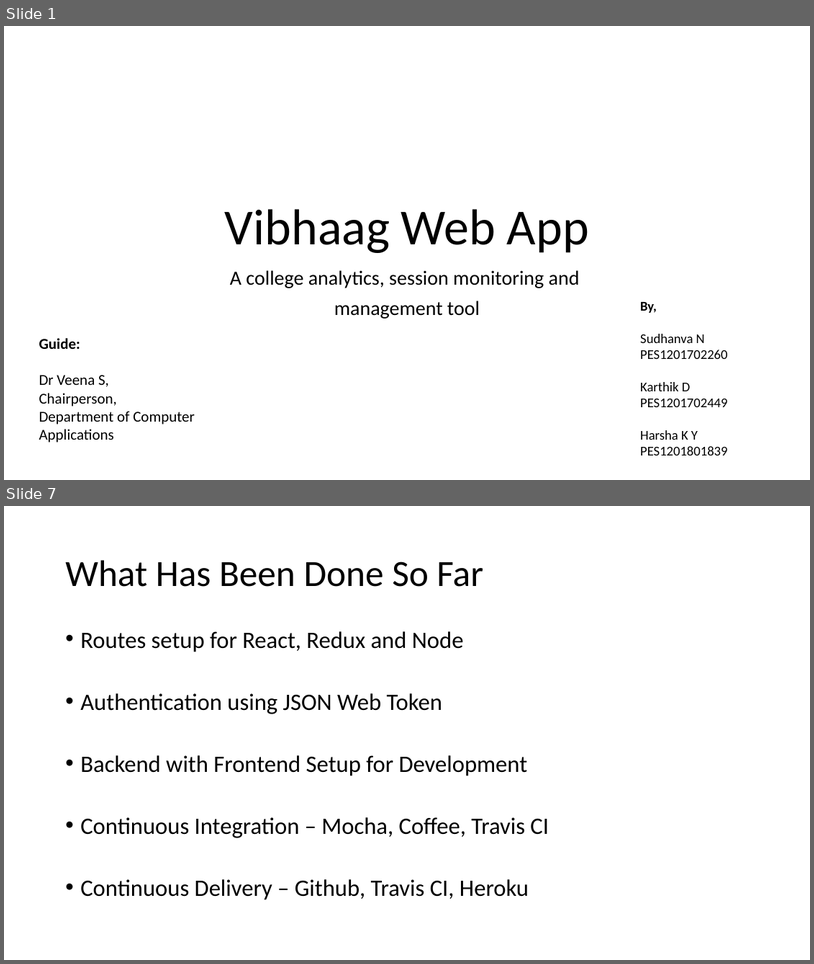
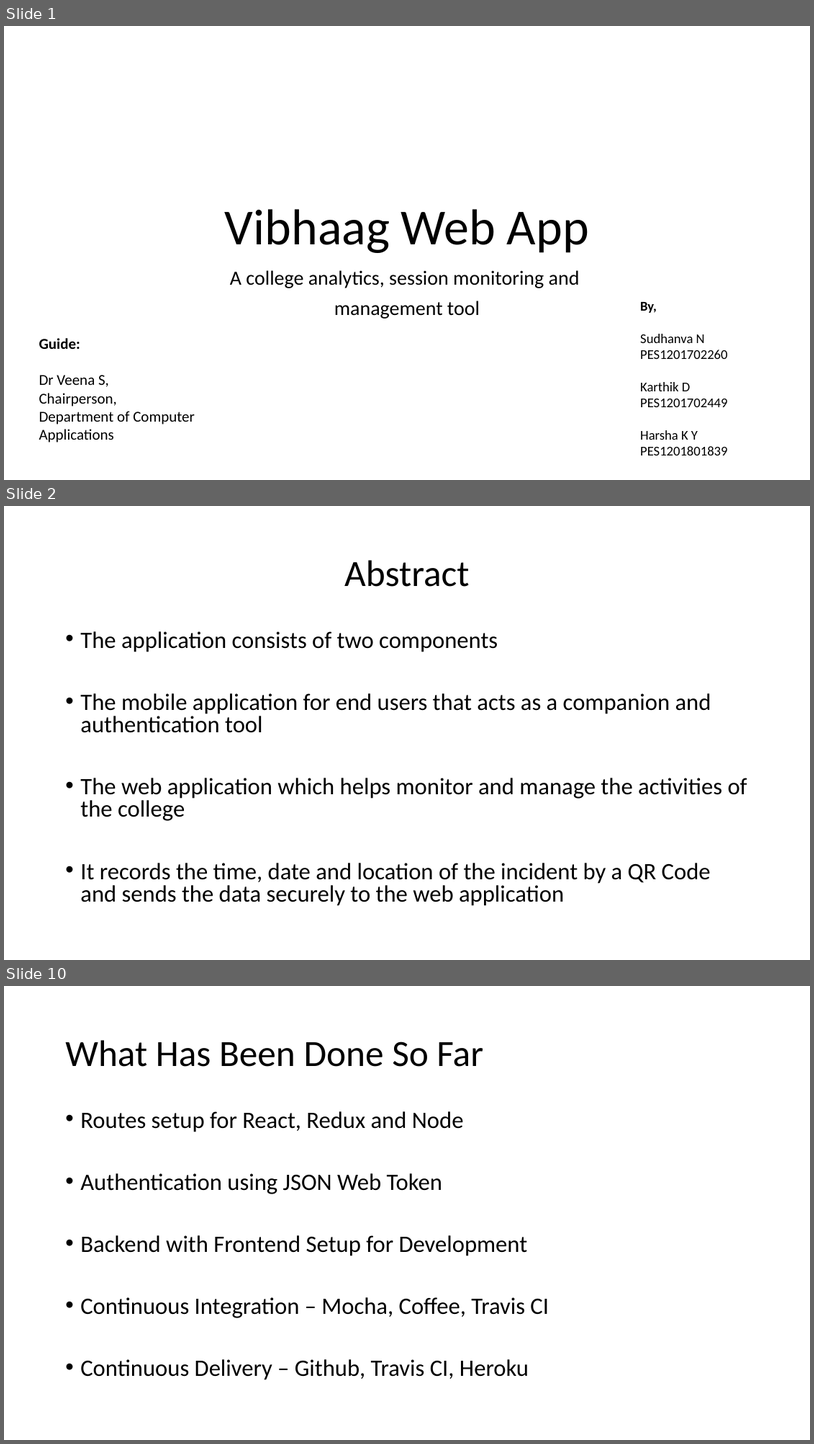
Before and after one commit to pesumca/vibhaag, a slide deck: docs/second_presentation/Vibhaag - Second Presentation.pptx. Shown one above the other, each under a label of ours: slides 1 and 7 before the commit, slides 1, 2 and 10 after it; the slides between them are not shown. The pictures are 814x964 and 814x1444 pixels, drawn with LibreOffice and Linux fonts; fonts in the diff are those of the drawing. Boxes give left, top, right and bottom in pixels: in the first picture for what was removed or moved away, otherwise in the second. Text is boxed around its words. In the diff, an @@ line names an element or a change of style, - is before the commit and + after.

```diff
--- a/docs/second_presentation/Vibhaag - Second Presentation.pptx
+++ b/docs/second_presentation/Vibhaag - Second Presentation.pptx
@@ slide 2 added at (4, 506, 810, 960), background #FFFFFF @@
@@ title added at (345, 560, 469, 587), 44 pt, text #000000 @@
+Abstract
@@ text added at (80, 631, 748, 906), 28 pt, text #000000 @@
+• The application consists of two components
+• The mobile application for end users that acts as a companion and authentication tool
+• The web application which helps monitor and manage the activities of the college
+• It records the time, date and location of the incident by a QR Code and sends the data securely to the web application
@@ what was slide 7 is now slide 10 @@
```
Also in this commit, not shown: 4 slides changed, 3 other slides added, 1 slide removed, 2 other files.
